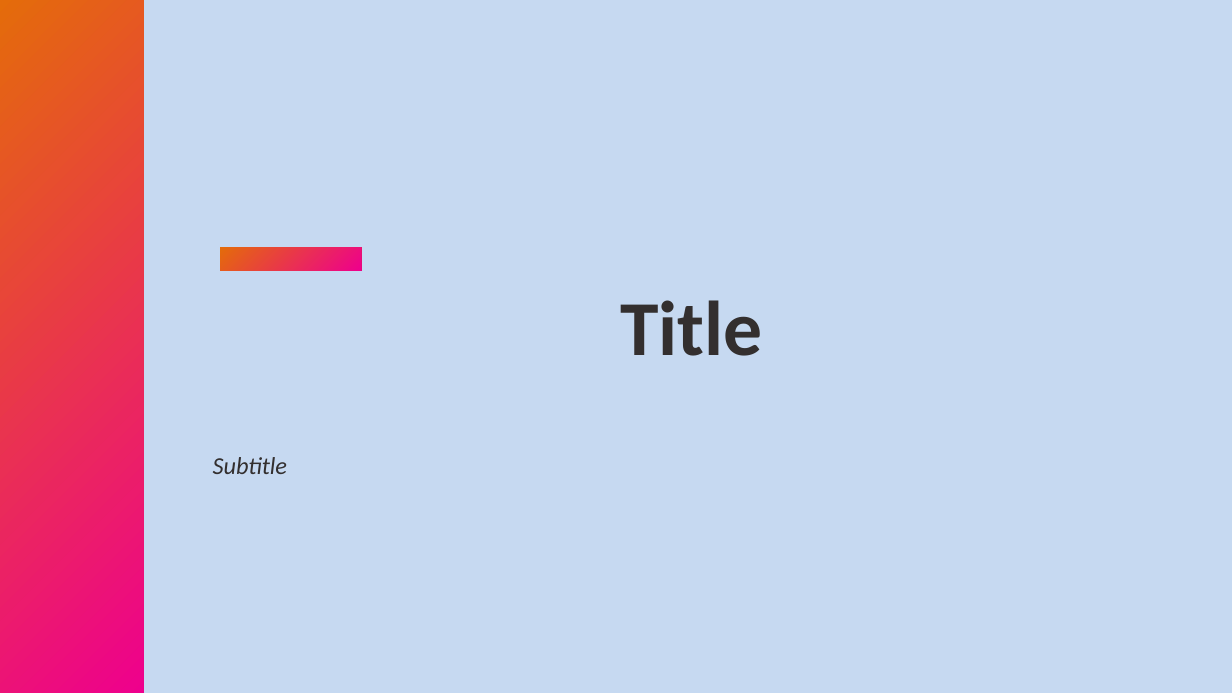
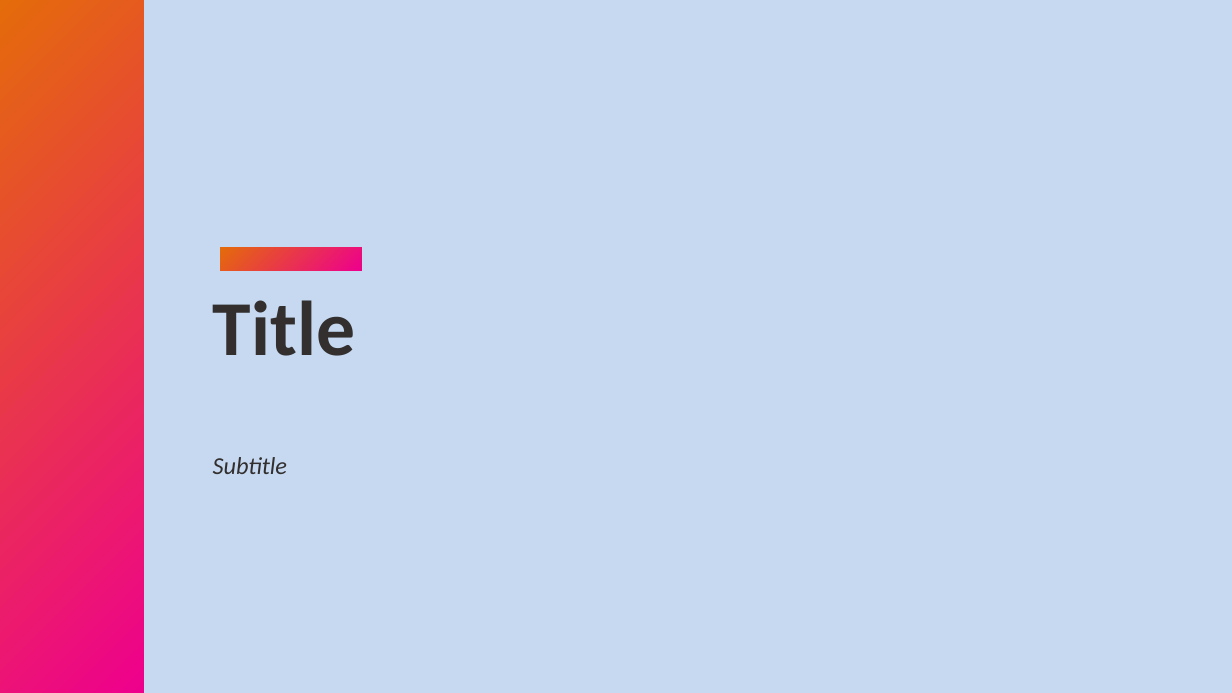
Before and after one commit to nextcloud/richdocuments, a slide deck: slide 1 of emptyTemplates/ai/pitch.odp. Drawn at 1232x693 pixels with LibreOffice and Linux fonts; fonts in the diff are those of the drawing. Boxes give left, top, right and bottom in pixels: in the first picture for what was removed or moved away, otherwise in the second. Text is boxed around its words. In the diff, an @@ line names an element or a change of style, - is before the commit and + after.

```diff
--- a/emptyTemplates/ai/pitch.odp
+++ b/emptyTemplates/ai/pitch.odp
@@ title "Title" at (213, 300, 355, 356): alignment centre to left @@
```
Also in this commit, not shown: 1 other file.
